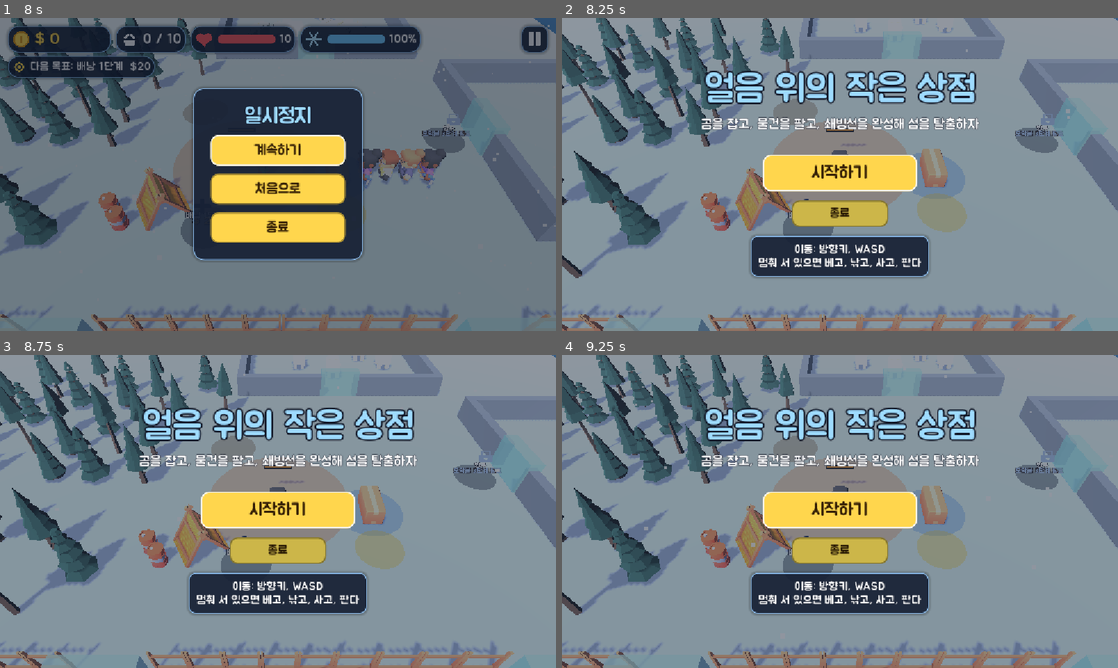
Above: before the commit, frames 1-4 (two rows, left to right).
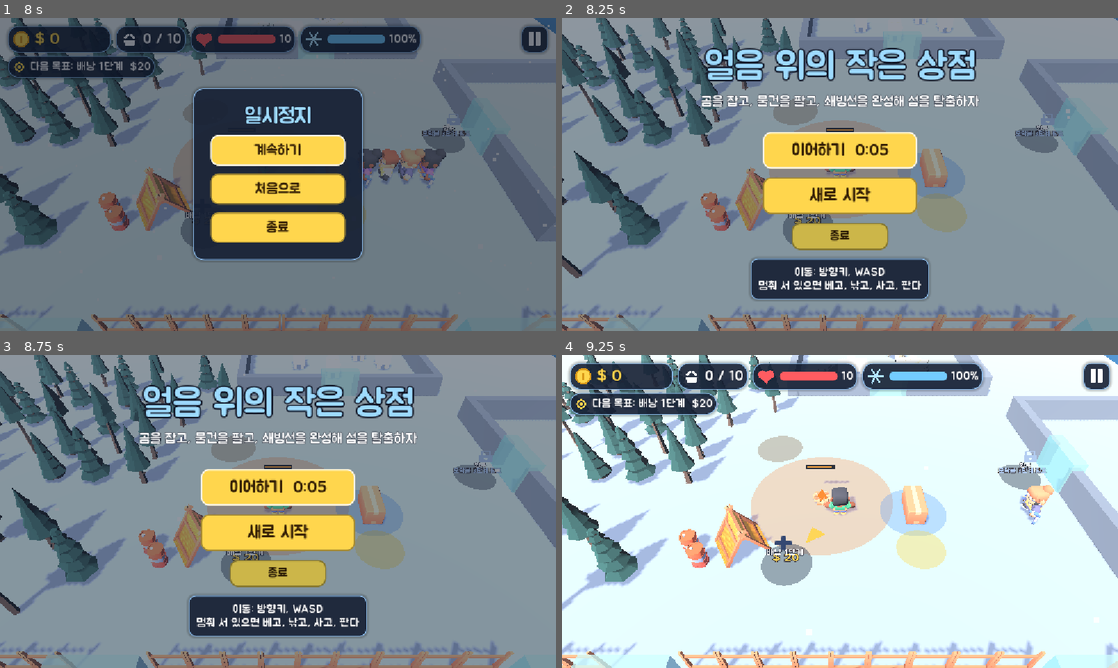
Above: after the commit, the same moments.

Repository: kimpro4214/FrostCamp
Game: Godot game, scene res://frost_camp/scenes/main.tscn
Two runs of this game, one before a commit and one after it. Both use one fixed random seed, a clock stepped at 60 frames per second and the inputs below.
Inputs (mouse positions are in pixels of both pictures, inside the frame that each line leads up to):
- Up to frame 1 (8 s): click "시작하기" at 0.5 s; click "건너뛰기" at 1.25 s; click (533, 39) at 2 s; click "계속하기" at 2.75 s; tap Enter (ui_accept) at 3.5, 3.77, 6.77 s; move the mouse to (400, 158) at 3.52 s; hold D 3.53-4.25 s; tap 1 at 3.6 s; click (400, 158) at 3.67 s; drag from (166, 190) to (250, 237) at 4.27 s; move the mouse to (333, 105) at 5.02 s; hold D 5.03-5.75 s; tap 3 at 5.1 s; drag from (250, 237) to (111, 127) at 5.77 s; move the mouse to (444, 221) at 6.52 s; hold A 6.53-7.25 s; tap 2 at 6.6 s; tap Escape (ui_cancel) at 7.15 s; drag from (111, 127) to (194, 96) at 7.27 s
- Up to frame 2 (8.25 s): click "처음으로" at 8 s
- Up to frame 3 (8.75 s): no input
- Up to frame 4 (9.25 s): click (840, 486) at 8.75 s, where only the run after the commit has a clickable "이어하기 0:05"

Frame 1 is identical in both runs. In frame 2, 20% of the frame differs, in the area x 25-76%, y 9-91%; in frame 3, 20%; in frame 4, 98%, in the area x 0-100%, y 0-100%.

Commit message:
feat: 프로스트 캠프 30초마다 자동 저장하고 시작 화면에 이어하기 버튼 추가

Diff:
--- a/frost_camp/scenes/main.gd
+++ b/frost_camp/scenes/main.gd
@@ -56,6 +56,11 @@
 var _storm := 0.0
 var _storm_veil: ColorRect
 
+## 시작 화면의 "이어하기"가 켜고 씬을 다시 불러온다. 다시 불러온 _ready가 저장을 되살리고 끈다.
+static var _continue_next := false
+## 30초마다 자동 저장한다(일시정지 메뉴를 열 때, 창을 떠날 때도).
+const AUTOSAVE_EVERY := 30.0
+
 ## true면 시작 화면 없이 바로 시작한다(화면 확인용 스크립트가 쓴다).
 var skip_title := false
 ## 시작 화면에서 "시작하기"를 누르기 전에는 시간이 흐르지 않는다.
@@ -63,6 +68,9 @@
 ## 구매 존 id → 화면에 보일 이름(text.json)
 var _zone_names := {}
 var _pause: CanvasLayer
+## 이번 판이 저장에서 되살린 판이면 true(시작 화면과 규칙 슬라이드를 건너뛴다)
+var _resuming := false
+var _save_timer := 0.0
 
 @onready var _player: CharacterBody3D = $Player
 @onready var _camera: Camera3D = $Camera3D
@@ -72,6 +80,13 @@
 
 func _ready() -> void:
 	sim = FrostSim.new(GameData.load_json(GameData.BALANCE_PATH), GameData.load_json(GameData.LAYOUT_PATH))
+	# 이어하기: 화면을 만들기 전에 sim을 되살린다. 화면은 되살린 상태를 보고 만들어진다.
+	if _continue_next:
+		_continue_next = false
+		var data := SaveGame.read()
+		if not data.is_empty():
+			SaveGame.restore(sim, data)
+			_resuming = true
 	_player.setup(sim, _hud.joystick)
 	_sfx = Sfx.new()
 	add_child(_sfx)
@@ -152,6 +167,8 @@
 	walls.setup(sim, GameData.load_json(GameData.LAYOUT_PATH).base.walls)
 	_place_structures(zone_names.get("repair", "repair"))
 	$Ship.setup(sim)
+	for i in sim.workers.size():
+		_add_worker_view(i)
 	sim.worker_hired.connect(_on_worker_hired)
 	sim.zone_purchased.connect(_on_zone_purchased)
 	sim.game_won.connect(_on_game_won)
@@ -175,6 +192,7 @@
 			_sfx.play("shoot"))
 	_pause = PauseMenu.new()
 	add_child(_pause)
+	_pause.opened.connect(_save)
 	_show_title()
 
 
@@ -340,10 +358,15 @@
 
 
 func _on_worker_hired(index: int) -> void:
+	var worker := _add_worker_view(index)
+	Juice.pop(worker.get_node("Pivot"), Vector3(0.2, 1.6, 0.2), 0.4)
+
+
+func _add_worker_view(index: int) -> Node3D:
 	var worker := WorkerScene.instantiate()
 	$Workers.add_child(worker)
 	worker.setup(sim, index)
-	Juice.pop(worker.get_node("Pivot"), Vector3(0.2, 1.6, 0.2), 0.4)
+	return worker
 
 
 ## 플레이어가 친 한 방마다 화면을 살짝 흔들고 아주 짧게 멈춘다. 일꾼이 친 것은 흔들지 않는다.
@@ -419,6 +442,7 @@
 
 ## 탈출 컷신을 틀고, 끝나면 컷신이 결과 화면을 띄운다.
 func _on_game_won() -> void:
+	SaveGame.delete()
 	var ending := Ending.new()
 	add_child(ending)
 	ending.play(self, sim)
@@ -435,14 +459,20 @@
 
 ## 시작 화면을 띄우고, 누르기 전까지 플레이어와 HUD를 멈춰 둔다.
 func _show_title() -> void:
-	if skip_title:
+	if skip_title or _resuming:
 		_on_started()
 		return
 	_hud.visible = false
 	_player.set_physics_process(false)
 	var title := Title.new()
 	add_child(title)
-	title.started.connect(_show_tutorial)
+	# 새로 시작하면 지난 저장을 지운다.
+	title.started.connect(func() -> void:
+		SaveGame.delete()
+		_show_tutorial())
+	title.continued.connect(func() -> void:
+		_continue_next = true
+		get_tree().reload_current_scene())
 
 
 ## 시작하기 다음에 규칙 슬라이드를 넘기고, 다 넘기면(또는 건너뛰면) 게임이 흐른다.
@@ -462,6 +492,10 @@
 func _process(delta: float) -> void:
 	# 게임이 흐르는 동안에만 일시정지 버튼을 보인다(시작 화면·슬라이드·컷신에서는 숨김).
 	_pause.set_available(started and not sim.won)
+	if started and not sim.won:
+		_save_timer += delta
+		if _save_timer >= AUTOSAVE_EVERY:
+			_save()
 	_play_player_sounds(delta)
 	_update_arrow()
 	# 눈은 플레이어 위 하늘에서 내린다(입자는 월드 좌표라 걸어도 같이 미끄러지지 않는다).
@@ -488,3 +522,17 @@
 	_storm_veil.color.a = STORM_VEIL * _storm
 	$Snow.speed_scale = lerpf(1.0, STORM_SNOW_SPEED, _storm)
 	$Snow.direction = Vector3(lerpf(0.2, 1.4, _storm), -1.0, 0.0)
+
+
+## 저장할 수 없는 때(레이드, 습격 중, 엔딩 뒤)면 SaveGame이 건너뛴다.
+func _save() -> void:
+	_save_timer = 0.0
+	if started:
+		SaveGame.write(sim)
+
+
+## 창을 닫거나 다른 탭으로 떠날 때도 저장한다(웹에서 새로고침해도 이어할 수 있게).
+func _notification(what: int) -> void:
+	if what == NOTIFICATION_WM_CLOSE_REQUEST or what == NOTIFICATION_APPLICATION_FOCUS_OUT:
+		if sim:
+			_save()
--- a/frost_camp/ui/pause_menu.gd
+++ b/frost_camp/ui/pause_menu.gd
@@ -1,6 +1,9 @@
 extends CanvasLayer
 ## 게임 중 오른쪽 위 일시정지 버튼(또는 Esc). 누르면 게임이 멈추고 패널이 뜬다: 계속하기, 처음으로, 종료.
 ## 웹에서는 창을 닫을 수 없으니 종료 버튼을 숨긴다.
+
+## 메뉴가 열렸다(main이 이때 저장한다)
+signal opened
 
 const UiStyle := preload("res://frost_camp/ui/ui_style.gd")
 const PauseIcon := preload("res://frost_camp/assets/icons/pause.png")
@@ -50,6 +53,7 @@
 	if not _button.visible:
 		return
 	_overlay.visible = true
+	opened.emit()
 	get_tree().paused = true
 	_overlay.find_child("Resume", true, false).grab_focus()
 
--- a/frost_camp/ui/title.gd
+++ b/frost_camp/ui/title.gd
@@ -1,8 +1,10 @@
 extends CanvasLayer
-## 시작 화면. 캠프 위에 제목과 시작·종료 버튼, 조작 안내를 띄운다. 시작을 누르면(또는 Enter·Space) 사라지고 규칙 슬라이드로 넘어간다.
+## 시작 화면. 캠프 위에 제목과 (저장이 있으면 이어하기,) 시작·종료 버튼, 조작 안내를 띄운다. 시작을 누르면(또는 Enter·Space) 사라지고 규칙 슬라이드로 넘어간다.
 ## 웹에서는 창을 닫을 수 없으니 종료 버튼을 숨긴다.
 
 signal started
+## 저장이 있을 때 "이어하기"를 눌렀다
+signal continued
 
 const UiStyle := preload("res://frost_camp/ui/ui_style.gd")
 
@@ -34,8 +36,19 @@
 	var gap := Control.new()
 	gap.custom_minimum_size.y = 12
 	box.add_child(gap)
+	var save := SaveGame.read()
+	var resume: Button = null
+	if not save.is_empty():
+		var seconds := int(save.sim.time)
+		resume = Button.new()
+		resume.text = "이어하기  %d:%02d" % [seconds / 60, seconds % 60]
+		resume.custom_minimum_size = Vector2(320, 76)
+		resume.size_flags_horizontal = Control.SIZE_SHRINK_CENTER
+		UiStyle.style_button(resume, 34)
+		resume.pressed.connect(_continue)
+		box.add_child(resume)
 	var start := Button.new()
-	start.text = "시작하기"
+	start.text = "새로 시작" if resume else "시작하기"
 	start.custom_minimum_size = Vector2(320, 76)
 	start.size_flags_horizontal = Control.SIZE_SHRINK_CENTER
 	UiStyle.style_button(start, 36)
@@ -59,7 +72,7 @@
 		+ "\n멈춰 서 있으면 베고, 낚고, 사고, 판다", 24)
 	tips.horizontal_alignment = HORIZONTAL_ALIGNMENT_CENTER
 	help.add_child(tips)
-	start.grab_focus.call_deferred()
+	(resume if resume else start).grab_focus.call_deferred()
 
 
 func _unhandled_input(event: InputEvent) -> void:
@@ -73,3 +86,10 @@
 	visible = false
 	started.emit()
 	queue_free()
+
+
+func _continue() -> void:
+	if not visible:
+		return
+	visible = false
+	continued.emit()
